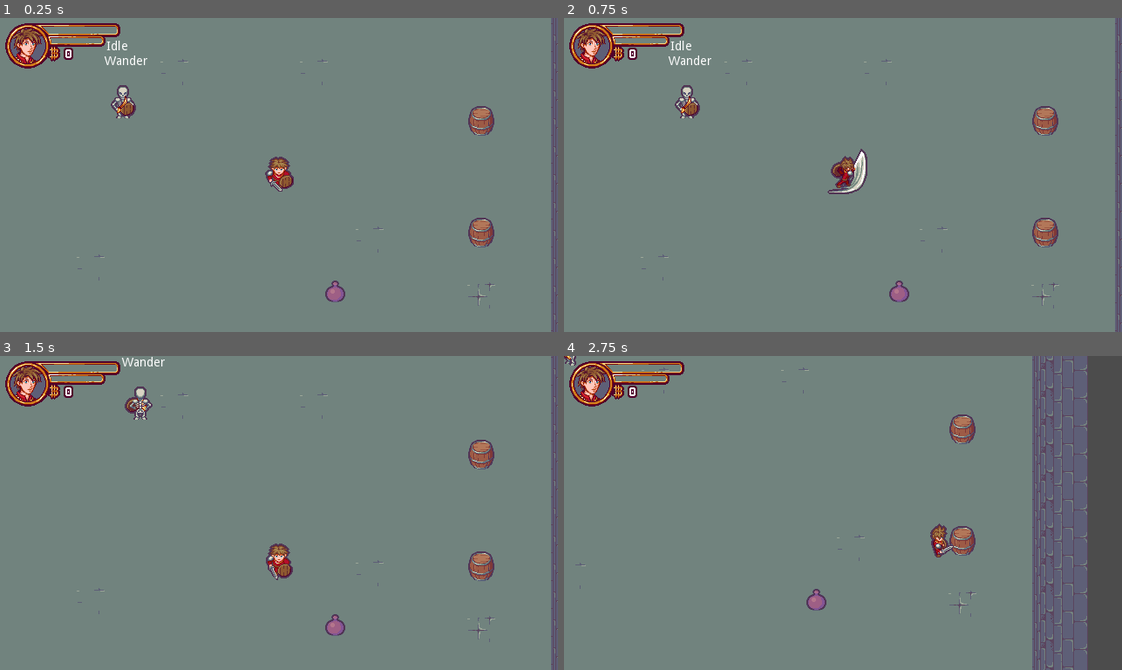
Above: before the commit, frames 1-4 (two rows, left to right).
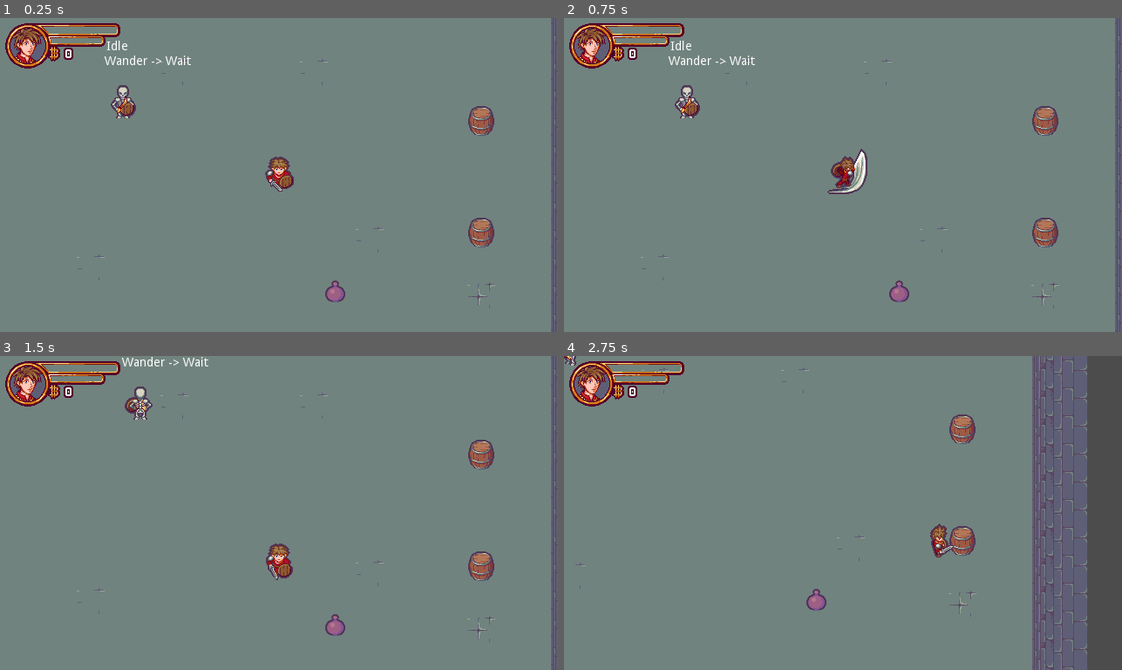
Above: after the commit, the same moments.

Repository: EvilYep/godot-rogue-like-tutorial
Game: Godot game, scene res://Scenes/Levels/Level.tscn
Same seed, same stepped clock (60 frames per second), same inputs: the game is played once before the commit and once after it. Sound files missing from this copy of the repository are replaced by a short silence.
Inputs:
- Up to frame 1 (0.25 s): no input
- Up to frame 2 (0.75 s): tap Enter (ui_accept) at 0.5 s; hold Right (ui_right) from 0.53 s (still down)
- Up to frame 3 (1.5 s): tap Enter (ui_accept) at 0.77 s; release Right (ui_right) at 1.28 s; hold Down (ui_down) from 1.28 s (still down)
- Up to frame 4 (2.75 s): tap Enter (ui_accept) at 1.52 s; release Down (ui_down) at 2.03 s; hold Right (ui_right) from 2.03 s (still down)

The runs differ from the first frame. In frame 1, less than 0.1% of the frame differs, in the area x 27-35%, y 11-15%; in frame 2, less than 0.1%; in frame 3, less than 0.1%, in the area x 30-38%, y 0-4%; in frame 4, nothing differs.

Commit message:
recursive state labels :exploding_head:

Diff:
--- a/StateMachine/State.gd
+++ b/StateMachine/State.gd
@@ -3,6 +3,8 @@
 class_name State
 
 onready var state_machine = get_parent()
+
+func is_class(value: String) -> bool: return value == "State" or .is_class(value)
 
 #### VIRTUAL ####
 
@@ -15,5 +17,7 @@
 func update(_delta: float) -> void:
 	pass
 
+#### LOGIC ####
+
 func is_current_state() -> bool:
 	return state_machine.get_state() == self
--- a/StateMachine/StateLabel.gd
+++ b/StateMachine/StateLabel.gd
@@ -4,11 +4,20 @@
 
 func _ready() -> void:
 	yield(get_parent(), "ready")
-	var __ = get_parent().connect("state_changed", self, "_on_StateMachine_state_changed")
+	var __ = get_parent().connect("state_changed_recursive", self, "_on_StateMachine_state_changed_recursive")
 	_update_text(get_parent().current_state)
 
 func _update_text(state: Node) -> void:
-	set_text(state.name)
+	set_text(get_state_name_recursive(state))
 
-func _on_StateMachine_state_changed(state: Node) -> void:
+func get_state_name_recursive(state: Node) -> String:
+	if state is StateMachine:
+		return state.name + " -> " + get_state_name_recursive(state.get_state())
+	else:
+		if state == null:
+			return ""
+		else:
+			return state.name
+
+func _on_StateMachine_state_changed_recursive(state: Node) -> void:
 	_update_text(state)
--- a/StateMachine/StateMachine.gd
+++ b/StateMachine/StateMachine.gd
@@ -6,8 +6,12 @@
 var previous_state : Node = null setget , get_previous_state
 
 signal state_changed(state)
+signal state_changed_recursive(state)
 
 #### ACCESSORS ####
+
+# Override default built-in method because we cant do "if ___ is StateMachine" until Godot 4
+func is_class(value: String) -> bool: return value == "StateMachine" or .is_class(value)
 
 func set_state(state) -> void:
 	if state is String:
@@ -39,6 +43,11 @@
 #### BUILT-IN ####
 
 func _ready() -> void:
+	var __ = connect("state_changed", self, "_on_state_change")
+
+	if state_machine.is_class("StateMachine"):
+		__ = connect("state_changed_recursive", state_machine, "_on_State_state_changed_recursive")
+
 	set_to_default_state()
 
 func _physics_process(delta: float) -> void:
@@ -57,3 +66,11 @@
 
 func set_to_default_state() -> void:
 	set_state(get_child(0))
+
+#### SIGNAL RESPONSES ####
+
+func _on_state_change(_state: Node) -> void:
+	emit_signal("state_changed_recursive", current_state)
+
+func _on_State_state_changed_recursive(_state: Node) -> void:
+	emit_signal("state_changed_recursive", current_state)
